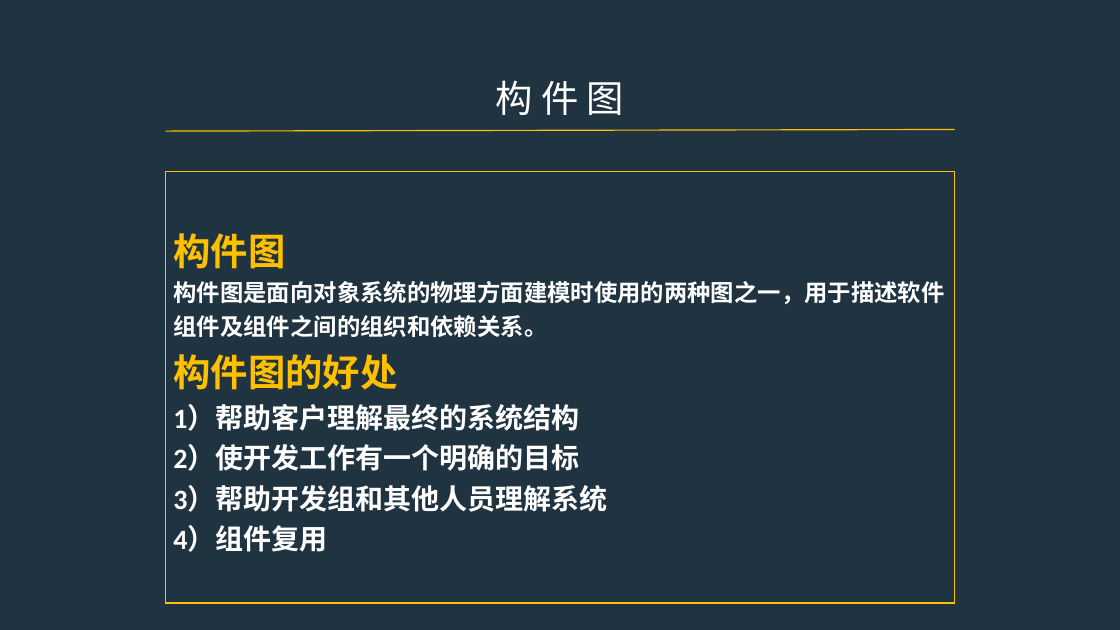
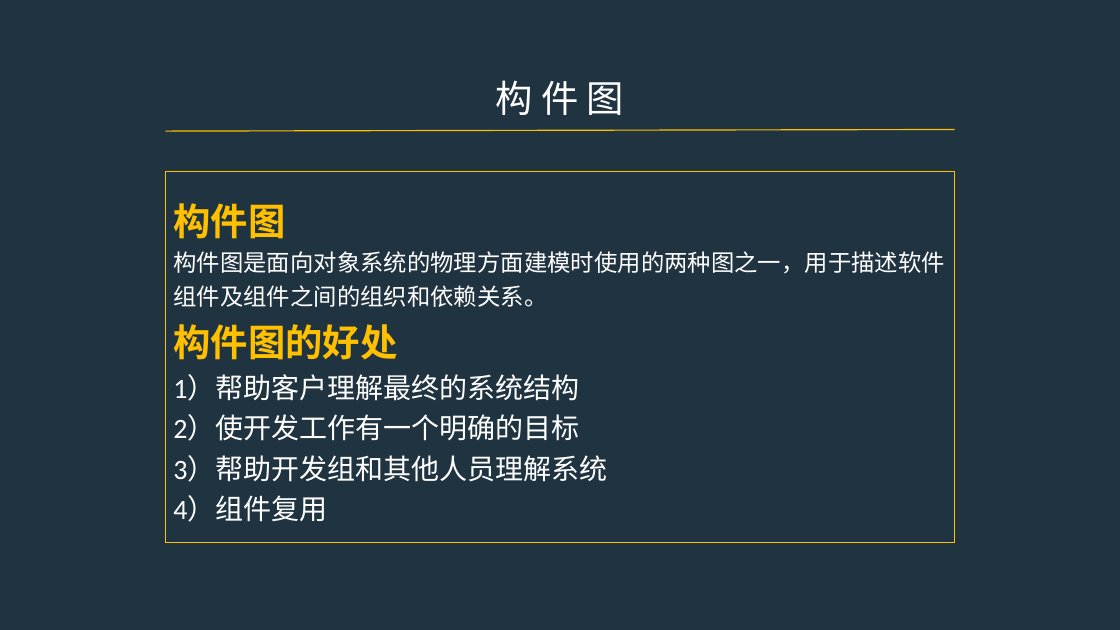
Before and after one commit to PRD2017-G07/G07-teamwork, a slide deck: slide 16 of 0PPT/UML图2.pptx (slide 7 before the commit). Drawn at 1120x630 pixels with LibreOffice and Linux fonts; fonts in the diff are those of the drawing. Boxes give left, top, right and bottom in pixels: in the first picture for what was removed or moved away, otherwise in the second. Text is boxed around its words. In the diff, an @@ line names an element or a change of style, - is before the commit and + after.

```diff
--- a/0PPT/UML图2.pptx
+++ b/0PPT/UML图2.pptx
@@ rectangle "构件图": place and size @@
-rectangle "构件图" at bbox=[166, 171, 955, 603]
+rectangle "构件图" at bbox=[166, 171, 955, 543]
@@ text in rectangle at bbox=[173, 251, 944, 522]: bold off @@
```
Also in this commit, not shown: 8 other slides changed, 19 slides added.
